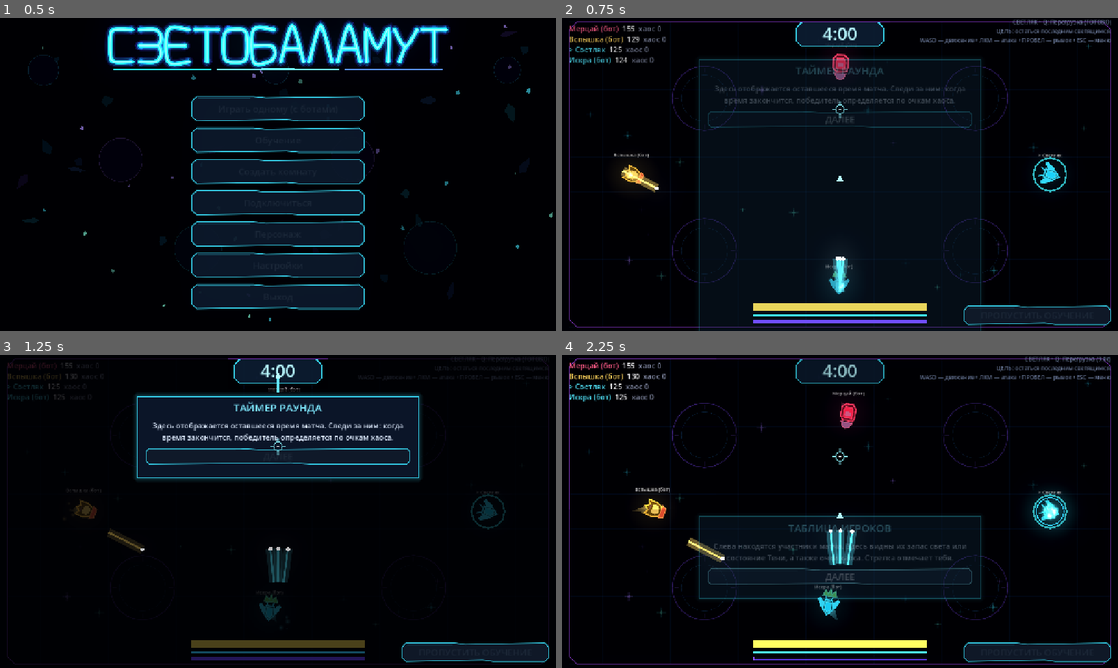
Above: before the commit, frames 1-4 (two rows, left to right).
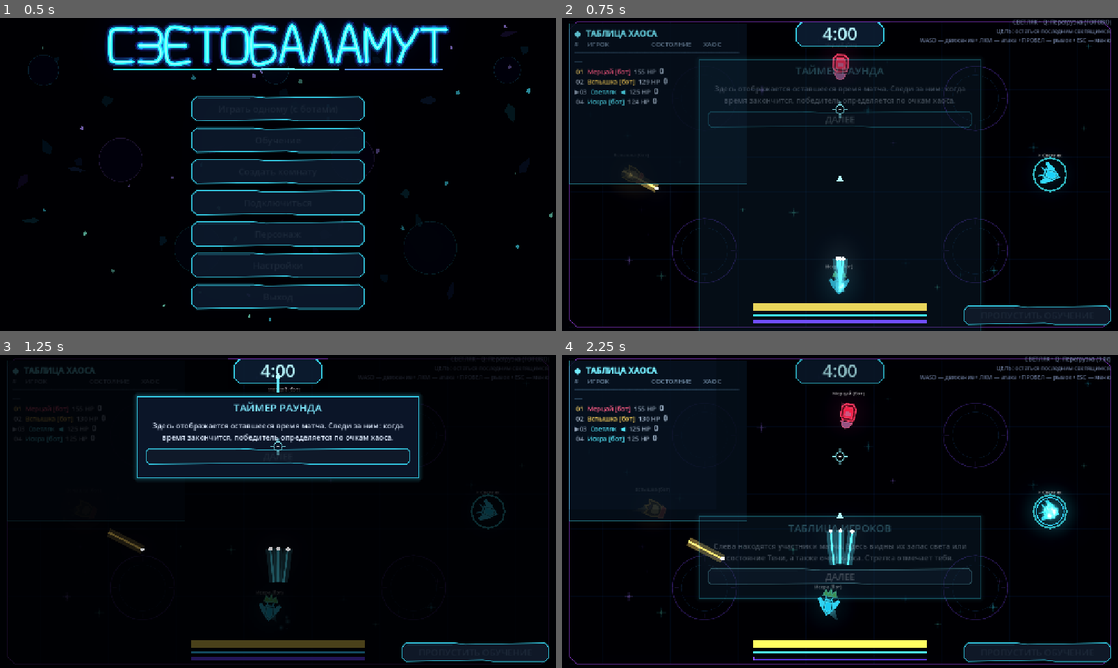
Above: after the commit, the same moments.

Repository: DvoreZZKy/svetobalamut
Game: Godot game, scene res://scenes/menu.tscn
The game is run twice, just before and just after one commit, with the same random seed, the same clock (stepped at 60 frames per second) and the same inputs.
Inputs (mouse positions are in pixels of both pictures, inside the frame that each line leads up to):
- Up to frame 1 (0.5 s): no input
- Up to frame 2 (0.75 s): click "Играть одному (с ботами)" at 0.5 s
- Up to frame 3 (1.25 s): no input
- Up to frame 4 (2.25 s): tap Enter (restart) at 1.25 s; move the mouse to (962, 495) at 1.27 s; hold D (right) 1.28-2 s; tap Q (ability) at 1.35 s; click (962, 495) at 1.42 s; click "ДАЛЕЕ" at 2 s

Frame 1 is identical in both runs. In frame 2, 2.3% of the frame differs, in the area x 1-34%, y 1-54%; in frame 3, 0.7%; in frame 4, 12%.

Commit message:
Redesign chaos leaderboard with aligned columns

Diff:
--- a/scripts/arena.gd
+++ b/scripts/arena.gd
@@ -309,10 +309,21 @@
 	score_lbl.fit_content = true
 	score_lbl.scroll_active = false
 	score_lbl.position = Vector2(16, 12)
-	score_lbl.size = Vector2(330, 340)
+	score_lbl.size = Vector2(410, 370)
 	score_lbl.clip_contents = true
 	score_lbl.mouse_filter = Control.MOUSE_FILTER_IGNORE
-	score_lbl.add_theme_font_size_override("normal_font_size", 17)
+	score_lbl.add_theme_font_size_override("normal_font_size", 15)
+	score_lbl.add_theme_color_override("default_color", Color("#eaf6ff"))
+	var board_style := StyleBoxFlat.new()
+	board_style.bg_color = Color("#071321", 0.88)
+	board_style.border_color = Color("#42d9ed", 0.72)
+	board_style.set_border_width_all(1)
+	board_style.set_corner_radius_all(0)
+	board_style.content_margin_left = 12
+	board_style.content_margin_right = 12
+	board_style.content_margin_top = 10
+	board_style.content_margin_bottom = 10
+	score_lbl.add_theme_stylebox_override("normal", board_style)
 	cl.add_child(score_lbl)
 	help_lbl = _label("", 15, Vector2.ZERO, Vector2(500, 112), cl)
 	help_lbl.anchor_left = 1.0
@@ -1037,13 +1048,20 @@
 			me = pd
 		if not pd.d:
 			rows.append(pd)
-	rows.sort_custom(func(a, b): return a.l > b.l if a.l != b.l else a.pt > b.pt)
-	var txt := ""
-	for pd in rows:
+	# Leaderboard follows the actual match objective: chaos first, then remaining light.
+	rows.sort_custom(func(a, b): return a.pt > b.pt if a.pt != b.pt else a.l > b.l)
+	var txt := "[font_size=19][color=#74edff][b]◈  ТАБЛИЦА ХАОСА[/b][/color][/font_size]\n"
+	txt += "[color=#718ba5]#     ИГРОК                         СОСТОЯНИЕ       ХАОС[/color]\n"
+	txt += "[color=#29445c]━━━━━━━━━━━━━━━━━━━━━━━━━━━━━━━━━━━━━━━━━━━━[/color]\n"
+	for rank_i in rows.size():
+		var pd: Dictionary = rows[rank_i]
 		var hex: String = G.col(pd.c).to_html(false)
-		var st := "ТЕНЬ" if pd.s else str(int(pd.l))
-		var display_name: String = str(pd.n) + (" (бот)" if bool(pd.get("bot", false)) else "")
-		txt += "[color=#%s]%s%s[/color]  %s  [color=#8890aa]хаос %d[/color]\n" % [hex, "> " if pd.i == local_id else "", display_name, st, pd.pt]
+		var state_text := "ТЕНЬ" if pd.s else "%d HP" % int(pd.l)
+		var display_name: String = str(pd.n) + (" [бот]" if bool(pd.get("bot", false)) else "")
+		var rank_color := "#ffd76a" if rank_i == 0 else ("#b9c9dc" if rank_i == 1 else "#8c9db2")
+		var marker := "▶" if pd.i == local_id else " "
+		var chaos_color := "#ffbd58" if int(pd.pt) > 0 else "#91a4b9"
+		txt += "[color=%s]%s%02d[/color]  [color=#%s]%s%s[/color]  [color=#9aacc0]%s[/color]  [color=%s][b]%d[/b][/color]\n" % [rank_color, marker, rank_i + 1, hex, display_name, "  ◀" if pd.i == local_id else "", state_text, chaos_color, int(pd.pt)]
 	if txt != last_score_text:  # re-parsing BBCode every frame was needless work
 		last_score_text = txt
 		score_lbl.text = txt
